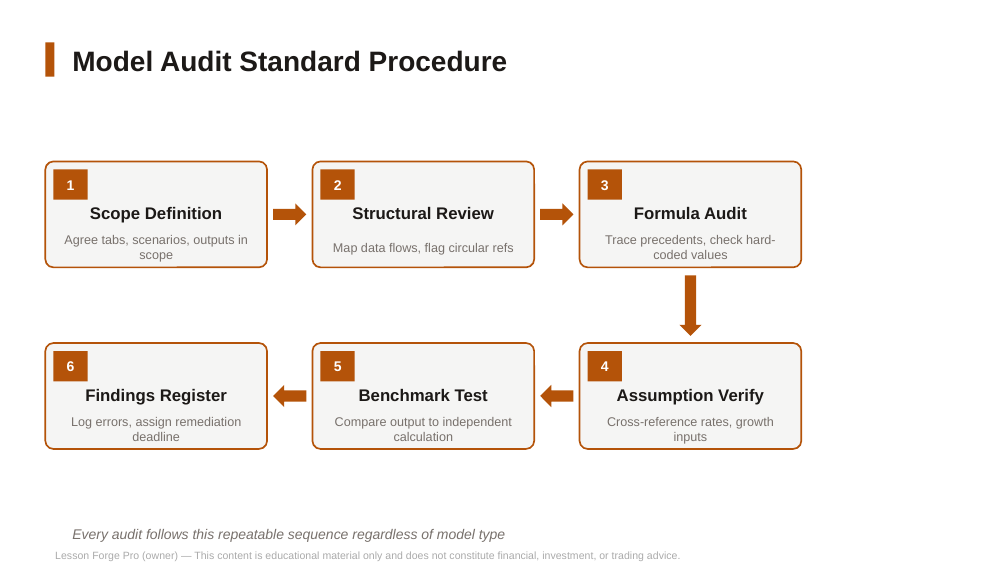
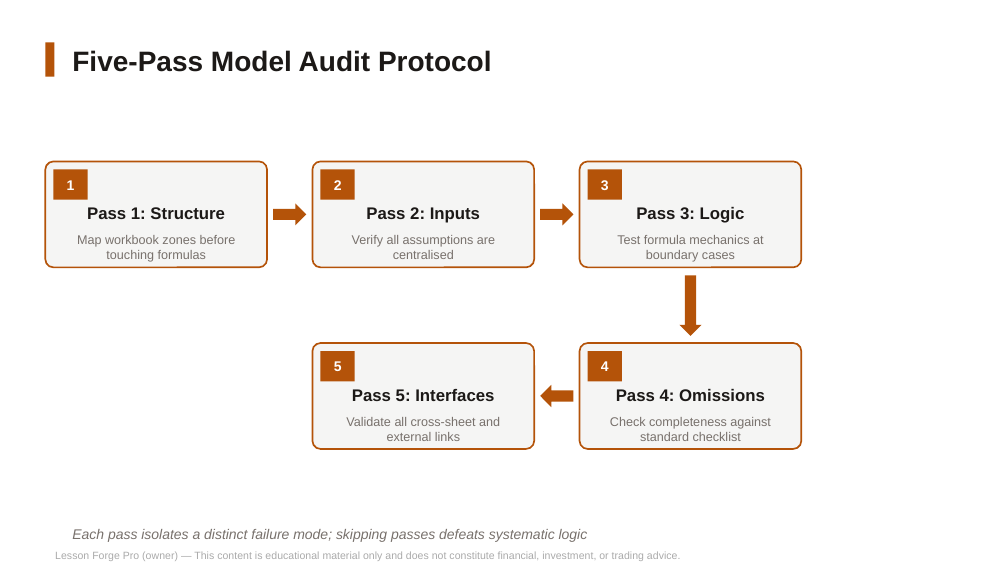
Before and after one commit to mbinmahfooz74-svg/lesson-forge-pro, a slide deck: slide 10 of docs/fmva/packs/day6-slides.pptx (slide 7 before the commit). Drawn at 1008x568 pixels with LibreOffice and Linux fonts; fonts in the diff are those of the drawing. Boxes give left, top, right and bottom in pixels: in the first picture for what was removed or moved away, otherwise in the second. Text is boxed around its words. In the diff, an @@ line names an element or a change of style, - is before the commit and + after.

```diff
--- a/docs/fmva/packs/day6-slides.pptx
+++ b/docs/fmva/packs/day6-slides.pptx
@@ text at [72,50,492,72]: text changed @@
-Model Audit Standard Procedure
+Five-Pass Model Audit Protocol
@@ text at [87,207,225,219]: text changed @@
-Scope Definition
+Pass 1: Structure
@@ text at [366,207,480,223]: text changed @@
-Structural Review
+Pass 2: Inputs
@@ text at [636,207,745,223]: text changed @@
-Formula Audit
+Pass 3: Logic
@@ text at [77,235,236,262]: text changed @@
-Agree tabs, scenarios, outputs in scope
+Map workbook zones before touching formulas
@@ text at [352,235,495,259]: text changed @@
-Map data flows, flag circular refs
+Verify all assumptions are centralised
@@ text at [617,235,763,262]: text changed @@
-Trace precedents, check hard-coded values
+Test formula mechanics at boundary cases
@@ rounded rectangle removed at [45,343,267,449] @@
@@ rectangle removed at [53,351,88,381] @@
-6
@@ text removed at [85,389,227,405] @@
-Findings Register
@@ left arrow removed at [273,384,306,406] @@
@@ text at [352,389,494,401]: text changed @@
-Benchmark Test
+Pass 5: Interfaces
@@ text at [616,389,765,401]: text changed @@
-Assumption Verify
+Pass 4: Omissions
@@ text removed at [71,417,241,441] @@
-Log errors, assign remediation deadline
@@ text at [346,417,500,441]: text changed @@
-Compare output to independent calculation
+Validate all cross-sheet and external links
@@ text at [610,417,771,441]: text changed @@
-Cross-reference rates, growth inputs
+Check completeness against standard checklist
@@ text at [72,529,588,542]: text changed @@
-Every audit follows this repeatable sequence regardless of model type
+Each pass isolates a distinct failure mode; skipping passes defeats systematic logic
```
Also in this commit, not shown: 7 other slides changed, 2 slides added, 8 slides removed, 28 other files.
